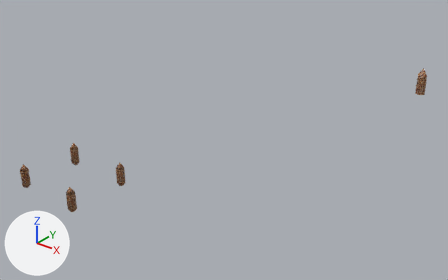
One commit to the Blender file media/trunk/tracks/fortmagma/FortMagma.blend: the scene before it, then after it.
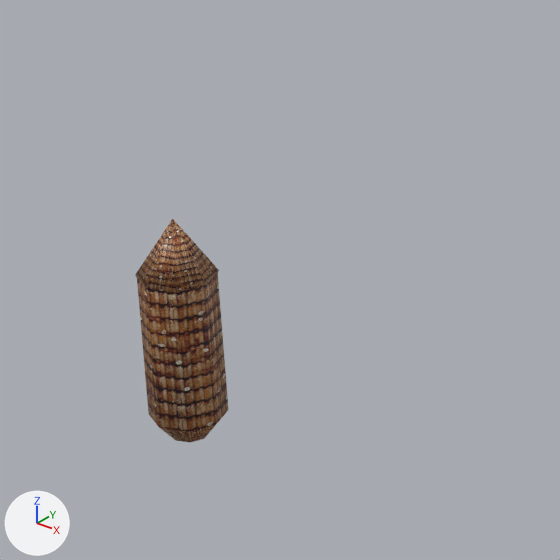
The first picture shows the older version from a 50 mm camera at (473.0, -400.0, 408.0) aimed at (-34.0, 233.0, 15.0). The close-ups show the older and then the newer version on the part from 23% to 36% of the width and 50% to 71% of the height of that picture. Only the edits that show in the close-ups are written down. The lights are fixed; the arrows at lower left show +X, +Y and +Z. The same objects are shown in both versions, whatever each file hides.
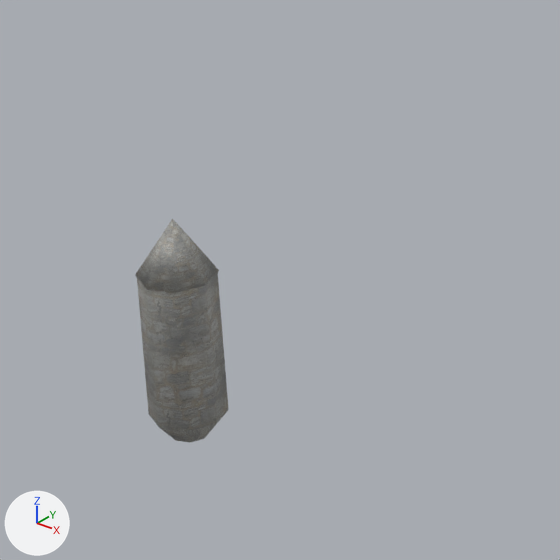
Edits to the scene script, one JSON object a line:
```json
{"block": "me_circle_026", "where": "me_circle_026.from_pydata(...)  # 41 vertices, 32 faces; spans x -5.2..5.2, y -5.2..5.2, z -3.0..27.7"}
{"op": "remove", "block": "me_circle_026", "code": "me_circle_026.materials.append(mat_roof_jpg)  # picture img_roof_jpg"}
{"op": "add", "block": "me_circle_026", "code": "me_circle_026.materials.append(mat_castelwall_jpg)  # picture img_castelwall_jpg"}
```

Changed parts and their boxes [x1, y1, x2, y2] in the close-ups (560 x 560 px):
```json
{"object": "Circle.026", "change": "recoloured", "before": [135, 219, 228, 443], "after": [135, 219, 228, 443], "on screen": "brown to grey"}
```
